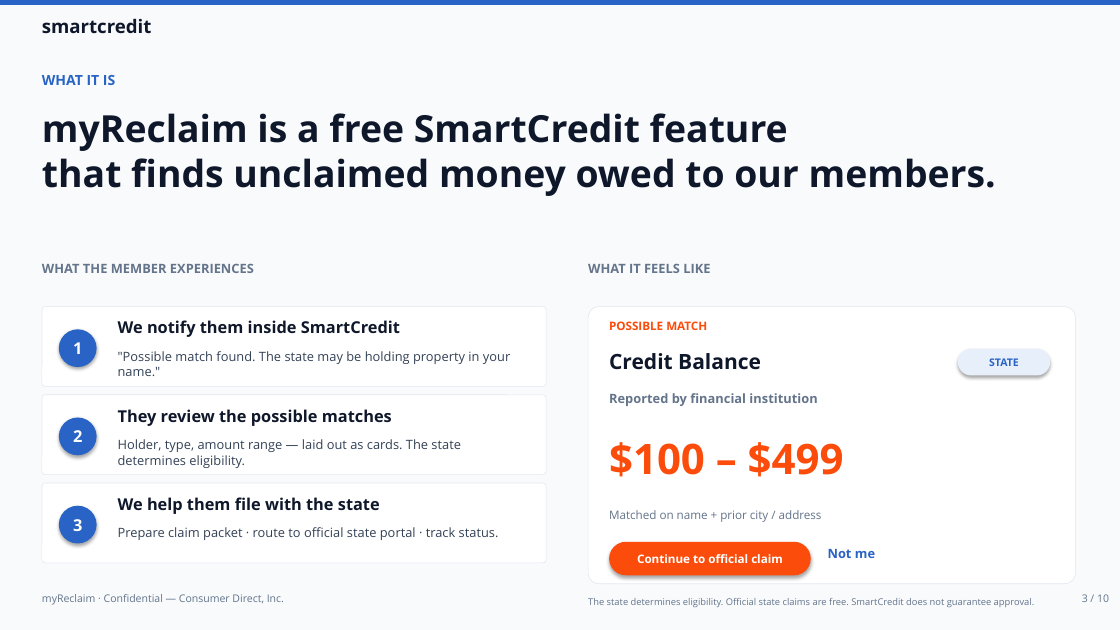
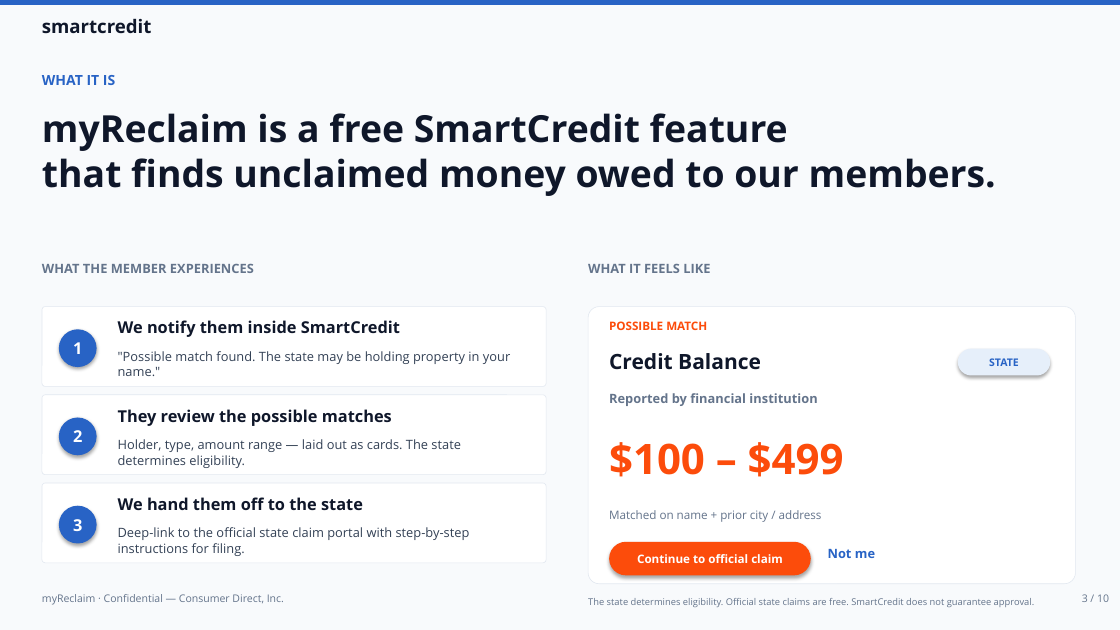
Before and after one commit to ahmedyassineconsumerdirect/cd-getmymoney, a slide deck: slide 3 of myReclaim-Exec-Deck.pptx. Drawn at 1120x630 pixels with LibreOffice and Linux fonts; fonts in the diff are those of the drawing. Boxes give left, top, right and bottom in pixels: in the first picture for what was removed or moved away, otherwise in the second. Text is boxed around its words. In the diff, an @@ line names an element or a change of style, - is before the commit and + after.

```diff
--- a/myReclaim-Exec-Deck.pptx
+++ b/myReclaim-Exec-Deck.pptx
@@ text at <box>118,497,363,510</box>: text changed @@
-We help them file with the state
+We hand them off to the state
@@ text at <box>118,527,470,556</box>: text changed @@
-Prepare claim packet · route to official state portal · track status.
+Deep-link to the official state claim portal with step-by-step instructions for filing.
```
Also in this commit, not shown: 1 other file.
